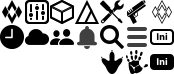
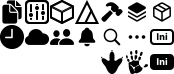
Two versions of the same layered image (174px x 74px). Layer-by-layer changes:
removed layer "Rectangle 2" (1st of 3, in "IconMenu") from group "IconMenu" over [127, 27, 147, 47]
removed layer "Shape 13" from group "IconSearch" over [100, 25, 124, 49]
removed layer "Rectangle 2" (2nd of 3, in "IconSearch") from group "IconSearch" over [100, 25, 124, 49]
added layer "Library Icons" (2nd of 7, in "IconSearch") in group "IconSearch" over [100, 25, 124, 49]
removed layer "Shape 1" from group "IconDocuments" over [2, 0, 22, 24]
removed layer "Rectangle 1" (4th of 7, in "IconDocuments") from group "IconDocuments" over [2, 0, 22, 24]
added layer "Library Icons" (3rd of 7, in "IconDocuments") in group "IconDocuments" over [2, 0, 22, 24]
removed layer "Shape 7" from group "IconPresets" over [152, 0, 172, 24]
removed layer "Rectangle 1" (5th of 7, in "IconPresets") from group "IconPresets" over [152, 0, 172, 24]
added layer "Library Icons" (4th of 7, in "IconPresets") in group "IconPresets" over [152, 0, 172, 24]
removed layer "Shape 6" from group "IconEngrams" over [126, 0, 146, 24]
removed layer "Rectangle 1" (6th of 7, in "IconEngrams") from group "IconEngrams" over [126, 0, 147, 24]
added layer "Library Icons" (5th of 7, in "IconEngrams") in group "IconEngrams" over [126, 0, 147, 24]
removed layer "Shape 5" from group "IconTools" over [100, 0, 124, 24]
removed layer "Rectangle 1" (7th of 7, in "IconTools") from group "IconTools" over [100, 0, 124, 24]
added layer "Library Icons" (6th of 7, in "IconTools") in group "IconTools" over [100, 0, 124, 24]
removed layer "Shape 18" (was 75%) from group "IconNotifications" over [77, 26, 97, 49]
removed layer "Rectangle 2" (3rd of 3, in "IconNotifications") from group "IconNotifications" over [77, 26, 97, 49]
added layer "Library Icons" (7th of 7, in "IconNotifications") in group "IconNotifications" over [77, 26, 97, 49]
…and 4 more changes (1 added, 3 removed)
